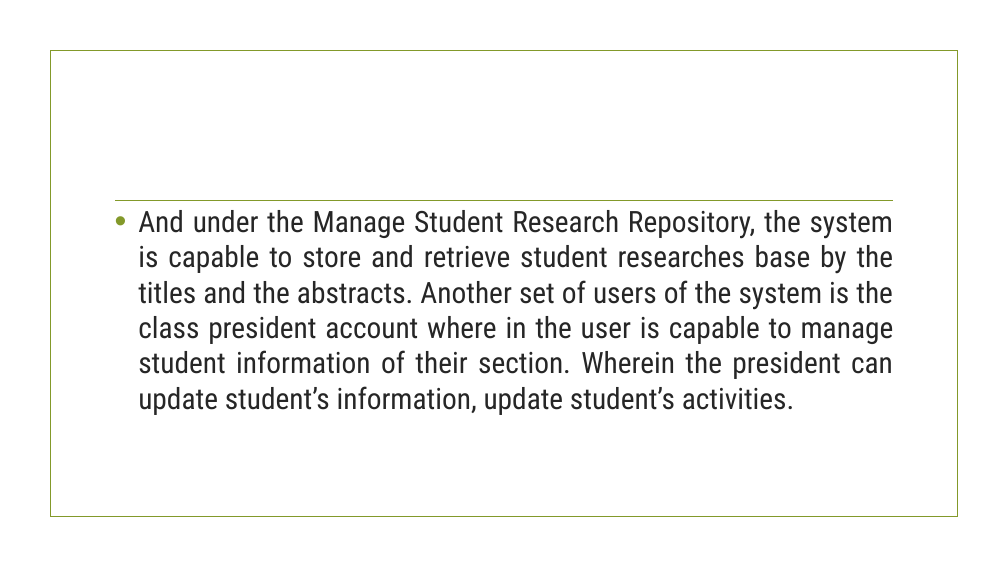
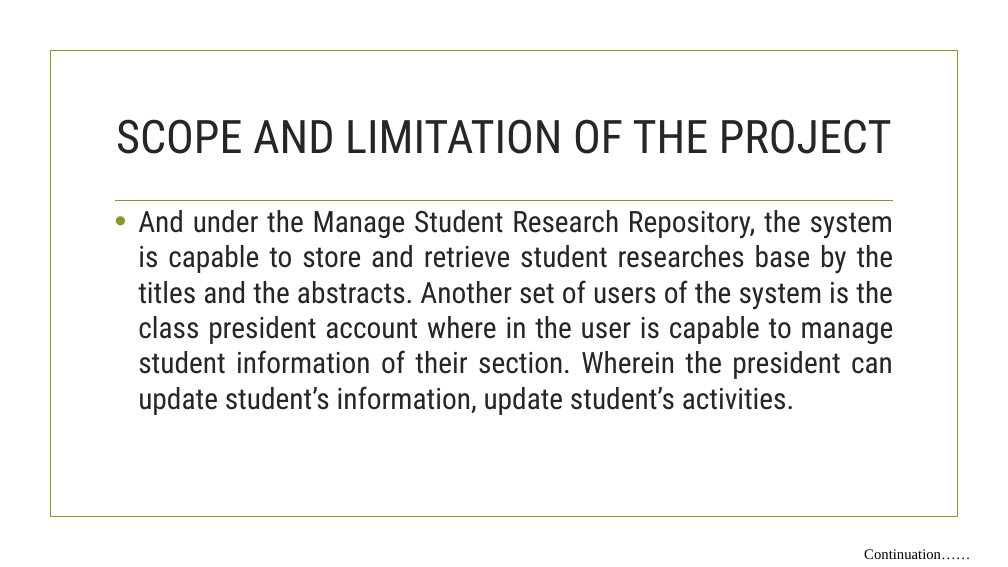
Before and after one commit to taongnyebe/BSCS-3-Profiling-System, a slide deck: slide 8 of Documentations/kath/Presentation-of-chapter-1.pptx (slide 9 before the commit). Drawn at 1008x567 pixels with LibreOffice and Linux fonts; fonts in the diff are those of the drawing; background and template pictures are left out. Boxes give left, top, right and bottom in pixels: in the first picture for what was removed or moved away, otherwise in the second. Text is boxed around its words. In the diff, an @@ line names an element or a change of style, - is before the commit and + after.

```diff
--- a/Documentations/kath/Presentation-of-chapter-1.pptx
+++ b/Documentations/kath/Presentation-of-chapter-1.pptx
@@ title added at (x1=116, y1=119, x2=892, y2=154), 44 pt, text #262626 @@
+SCOPE AND LIMITATION OF THE PROJECT
@@ text added at (x1=864, y1=549, x2=970, y2=559), 14 pt, text #000000 @@
+Continuation……
```
Also in this commit, not shown: 6 other slides changed, 1 slide added, 1 slide removed, 8 other files.
